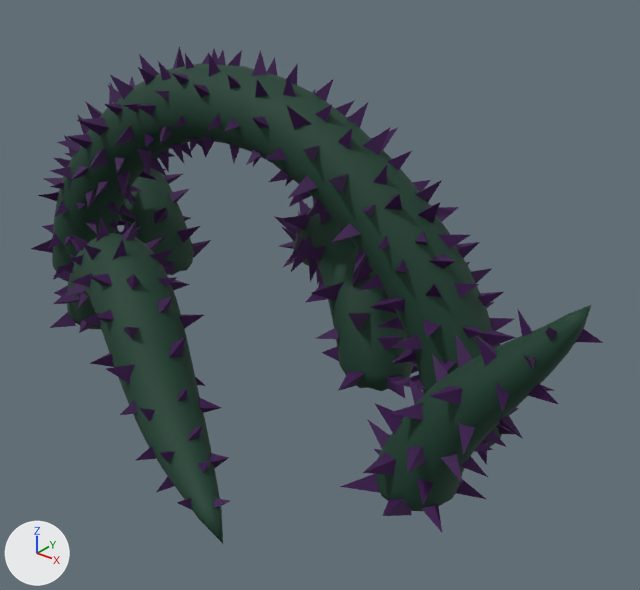
The FBX model StS/Assets/Resources/FBX/Forest/FBX_Brambles.fbx, before and after one commit.
One viewpoint serves both versions: a camera (50 mm lens) standing at (4.18, -5.17, 3.09) and looking at (1.43, -1.74, 0.96). Every picture has the same lights, and +X, +Y and +Z are marked at lower left. Where no turn or scale is listed for an object, it has been applied to the vertices.

Names of what the first picture shows: 'brambles3'.
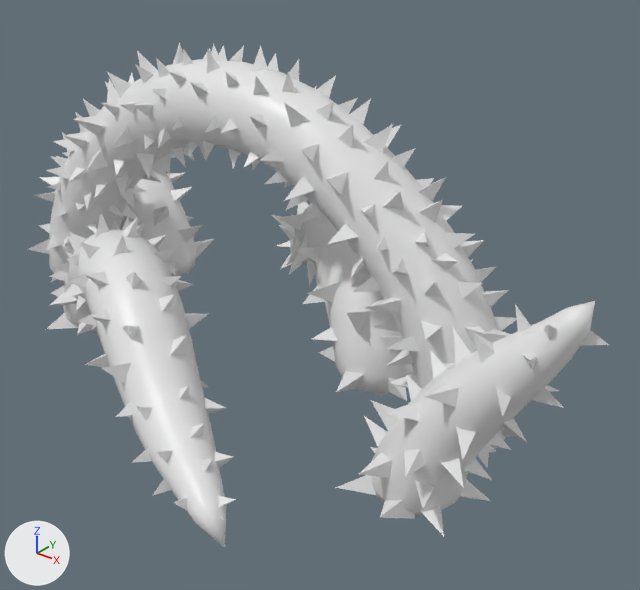
Where the newer file only moved an object's origin or applied its transform, the numbers keep the older frame.

The change, as JSON lines over the scene's bpy script:
```json
{"op": "add", "block": "mat_outliner", "code": ["mat_outliner = principled_material('Outliner')", "mat_outliner.base_color = (0.8, 0.8, 0.8)  # white #e7e7e7", "mat_outliner.roughness = 0.4"]}
{"block": "me_mesh", "where": "# used by ob_brambles3; location = (0.716, -1.995, 0.75)"}
{"op": "remove", "block": "me_mesh", "code": "me_mesh.from_pydata(...)  # 3230 vertices, 3220 faces; spans x -2.58..2.58, y -1.35..1.35, z -0.13..1.57"}
{"op": "add", "block": "me_mesh", "code": "me_mesh.from_pydata(...)  # 6460 vertices, 6440 faces; spans x -2.6..2.6, y -1.36..1.36, z -0.15..1.59"}
{"block": "me_mesh", "change": "me_mesh part 1: 3230 vertices added at x -2.6..2.6, y -1.36..1.36, z -0.15..1.59"}
{"op": "add", "block": "me_mesh", "code": "me_mesh.materials.append(mat_outliner)  # white #e7e7e7"}
```

Location of each change, [x1, y1, x2, y2] in pixels of the pictures (640 x 590 px):
```json
{"object": "brambles3", "change": "reshaped", "before": [31, 46, 603, 544], "after": [27, 42, 609, 548]}
{"part": 1, "of": "me_mesh", "change": "added", "after": [27, 42, 609, 548]}
```
